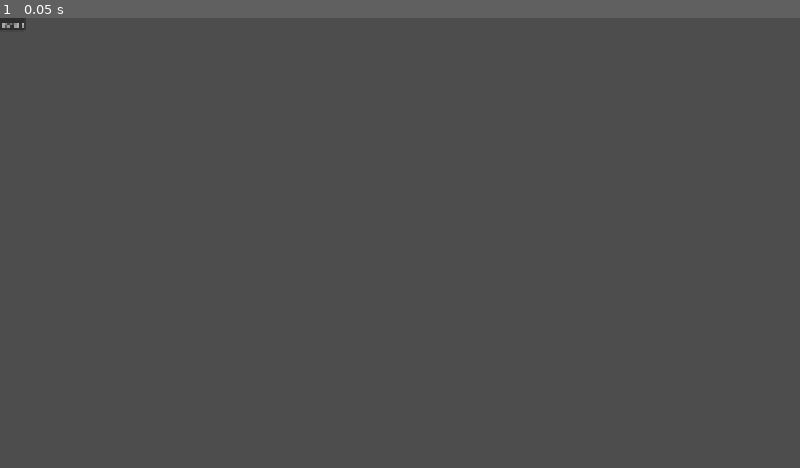
Above: before the commit, frame 1.
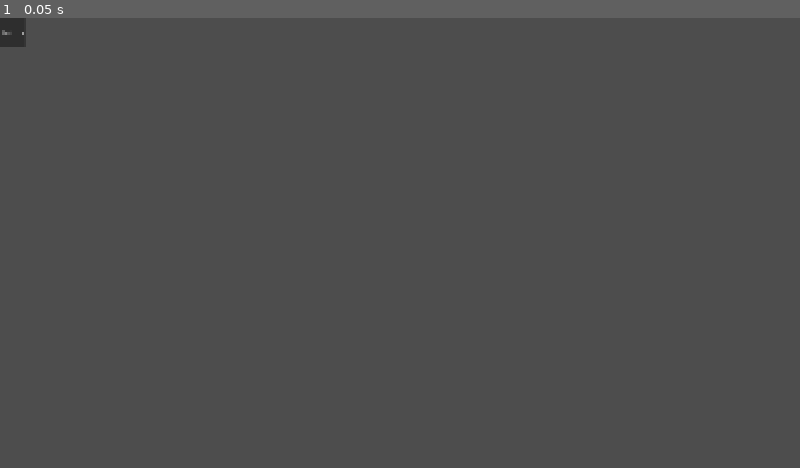
Above: after the commit, the same moment.

Repository: Orangechrisy/gmtk-game-jam-2026
Game: Godot game, scene res://Events/EventOptions/event_option_button.tscn
The game is run twice, just before and just after one commit, with the same random seed, the same clock (stepped at 60 frames per second) and the same inputs. This scene is started directly instead of the project's main scene.
Inputs:
- Up to frame 1 (0.05 s): no input

The runs differ from the first frame. In frame 1, 0.1% of the frame differs, in the area x 0-3%, y 1-7%.

Commit message:
up to 6 buttons nicely placed
buttons placed correctly and can handle up to 6

Diff:
--- a/Events/EventOptions/event_option_button.tscn
+++ b/Events/EventOptions/event_option_button.tscn
@@ -3,8 +3,11 @@
 [ext_resource type="Script" uid="uid://c6r0mmoc25mrb" path="res://Events/EventOptions/event_option_button.gd" id="1_q5vtx"]
 
 [node name="EventOptionButton" type="Button" unique_id=417465851]
+custom_minimum_size = Vector2(0, 70)
+custom_maximum_size = Vector2(200, -1)
 offset_right = 8.0
 offset_bottom = 8.0
+size_flags_horizontal = 3
 text = "button"
 script = ExtResource("1_q5vtx")
 
--- a/Events/MapEvents/event_scene.gd
+++ b/Events/MapEvents/event_scene.gd
@@ -12,14 +12,29 @@
 	%Portrait.texture = event.get_portrait()
 	%CharacterName.text = event.get_character_name()
 	set_dialogue(event.get_event_dialogue())
-	for option in event.get_options():
-		pass
-		var button = load("res://Events/EventOptions/event_option_button.tscn").instantiate()
-		button.set_values(option)
-		%Options.add_child(button)
+	create_buttons(event.get_options())
 	visible = true
 
 func set_dialogue(dialogue_strings: Array[String]):
 	%Description.text = ""
 	for line in dialogue_strings:
 		%Description.text += line + '\n'
+
+func create_buttons(options: Array[EventOption]):
+	if options.size() > 3:
+		var halfway = int(ceil(options.size() / 2.0))
+		set_button_placements(%Options, options, Vector2i(0, halfway), halfway)
+		set_button_placements(%Options2, options, Vector2i(halfway, options.size()), options.size() - halfway)
+	else:
+		set_button_placements(%Options, options, Vector2i(0, options.size()), options.size())
+
+func set_button_placements(container: HBoxContainer, options: Array[EventOption], range: Vector2i, num_buttons: int):
+	for i in range:
+		var option = options[i]
+		var button = load("res://Events/EventOptions/event_option_button.tscn").instantiate()
+		button.set_values(option)
+		container.add_child(button)
+	# idk why this needs to go up to the hbox, but otherwise it returns 0
+	var area_size = container.get_parent().get_parent().size.x
+	var button_size = container.get_child(0).get_combined_maximum_size().x
+	container.add_theme_constant_override("separation", int((area_size - (button_size * num_buttons)) / num_buttons) / 2)
--- a/Events/MapEvents/event_scene.tscn
+++ b/Events/MapEvents/event_scene.tscn
@@ -97,17 +97,26 @@
 text = "Description"
 fit_content = true
 
-[node name="PanelContainer3" type="PanelContainer" parent="CenterContainer/VBoxContainer/PanelContainer2/MarginContainer/HBoxContainer/VBoxContainer" unique_id=1812871839]
+[node name="VBoxContainer" type="VBoxContainer" parent="CenterContainer/VBoxContainer/PanelContainer2/MarginContainer/HBoxContainer/VBoxContainer" unique_id=1095422940]
 custom_minimum_size = Vector2(0, 70)
+custom_maximum_size = Vector2(-1, 140)
+layout_mode = 2
+
+[node name="Options" type="HBoxContainer" parent="CenterContainer/VBoxContainer/PanelContainer2/MarginContainer/HBoxContainer/VBoxContainer/VBoxContainer" unique_id=1717400536]
+unique_name_in_owner = true
+custom_minimum_size = Vector2(0, 70)
+layout_mode = 2
+theme_override_constants/separation = 4
+alignment = 1
+
+[node name="Options2" type="HBoxContainer" parent="CenterContainer/VBoxContainer/PanelContainer2/MarginContainer/HBoxContainer/VBoxContainer/VBoxContainer" unique_id=431296201]
+unique_name_in_owner = true
 custom_maximum_size = Vector2(-1, 70)
 layout_mode = 2
-
-[node name="Options" type="HBoxContainer" parent="CenterContainer/VBoxContainer/PanelContainer2/MarginContainer/HBoxContainer/VBoxContainer/PanelContainer3" unique_id=1717400536]
-unique_name_in_owner = true
-layout_mode = 2
+theme_override_constants/separation = 4
+alignment = 1
 
 [node name="OptionsTooltip" parent="." unique_id=261198937 instance=ExtResource("3_086s4")]
 layout_mode = 1
 offset_left = -1.0
 offset_right = -1.0
-mouse_filter = 2
--- a/Events/MapEvents/test_map_event.tres
+++ b/Events/MapEvents/test_map_event.tres
@@ -12,5 +12,5 @@
 portrait = ExtResource("4_pupgl")
 character_name = &"party guy"
 dialogue = Array[String](["this is a test event", "it has, test things"])
-options = Array[ExtResource("1_dqkqt")]([ExtResource("3_pupgl")])
+options = Array[ExtResource("1_dqkqt")]([ExtResource("3_pupgl"), ExtResource("3_pupgl"), ExtResource("3_pupgl"), ExtResource("3_pupgl"), ExtResource("3_pupgl")])
 metadata/_custom_type_script = "uid://cipcjs28d1y2n"
